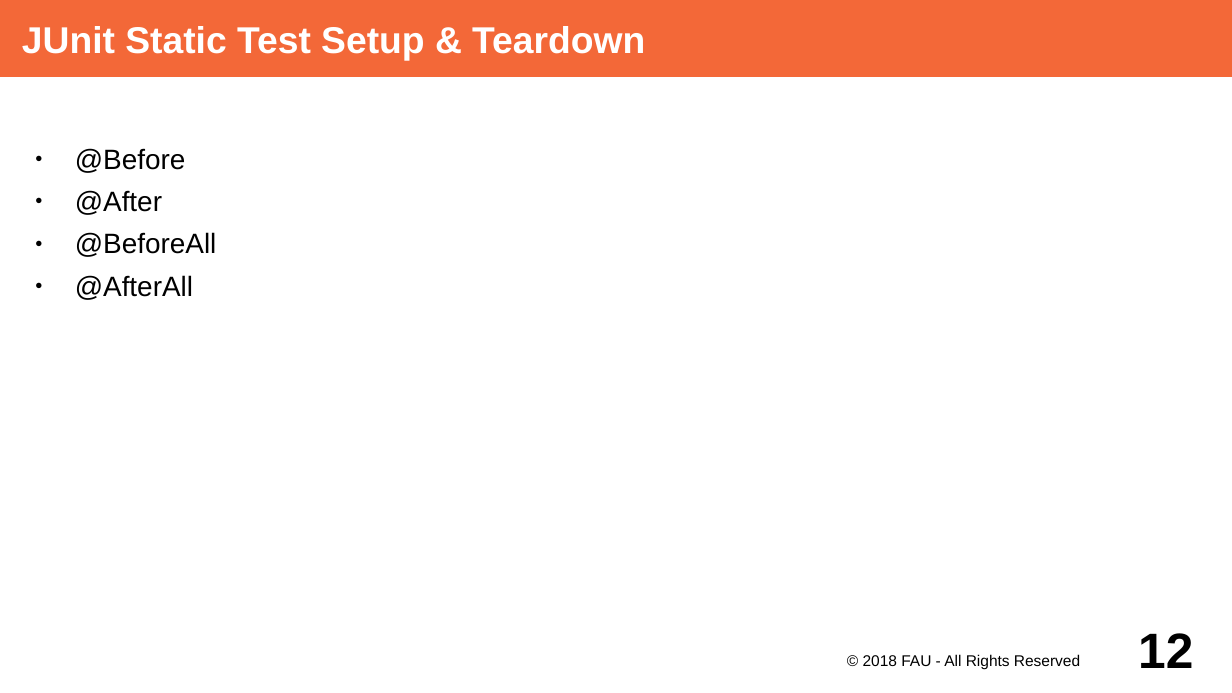
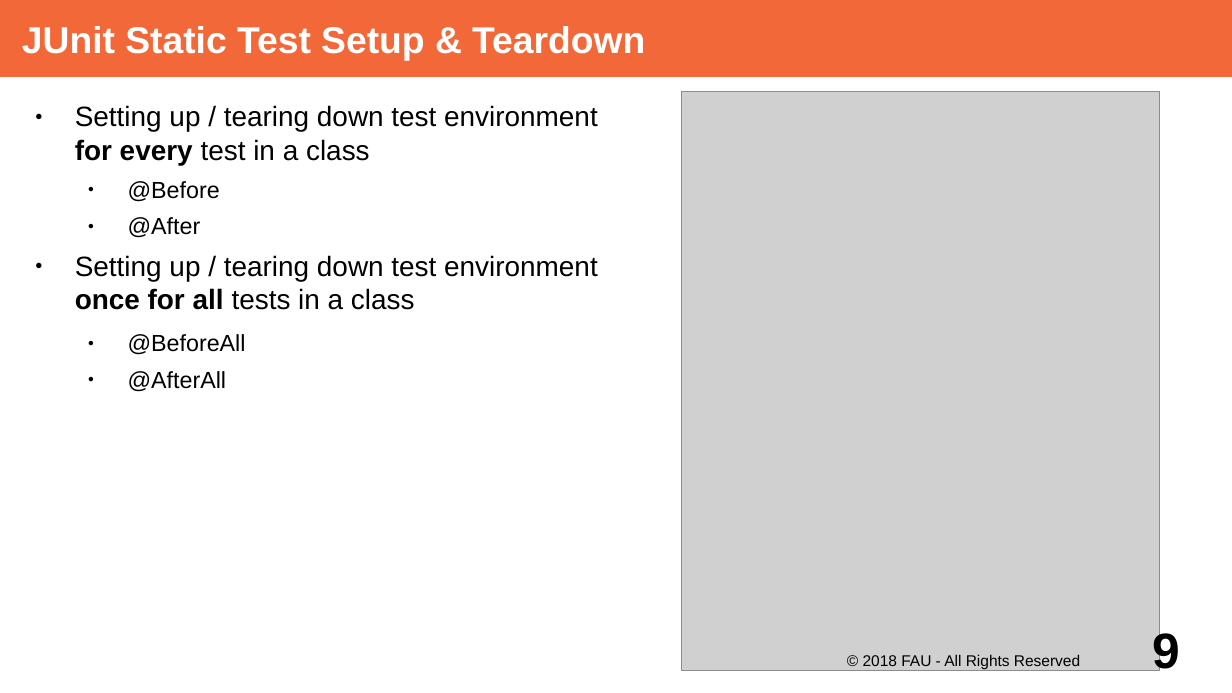
Before and after one commit to dirkriehle/adap-course, a slide deck: slide 9 of Lecture Slides/ADAP B02- Unit Testing with JUnit.odp (slide 12 before the commit). Drawn at 1232x693 pixels with LibreOffice and Linux fonts; fonts in the diff are those of the drawing; grey boxes stand for pictures. Boxes give left, top, right and bottom in pixels: in the first picture for what was removed or moved away, otherwise in the second. Text is boxed around its words. In the diff, an @@ line names an element or a change of style, - is before the commit and + after.

Commit message:
Static setup and teardown with JUnit

```diff
--- a/Lecture Slides/ADAP B02- Unit Testing with JUnit.odp
+++ b/Lecture Slides/ADAP B02- Unit Testing with JUnit.odp
@@ text added at [75,105,598,392], 18 pt, text #000000 @@
+● Setting up / tearing down test environment
+  for every test in a class
+  ● @Before
+  ● @After
+● Setting up / tearing down test environment
+  once for all tests in a class
+  ● @BeforeAll
+  ● @AfterAll
@@ picture added at [682,92,1160,671] @@
@@ text removed at [75,148,217,300] @@
-● @Before
-● @After
-● @BeforeAll
-● @AfterAll
@@ page number at [1152,629,1180,678]: text changed @@
-12
+9
```
Also in this commit, not shown: 4 other slides changed, 2 slides removed, 3 other files.
